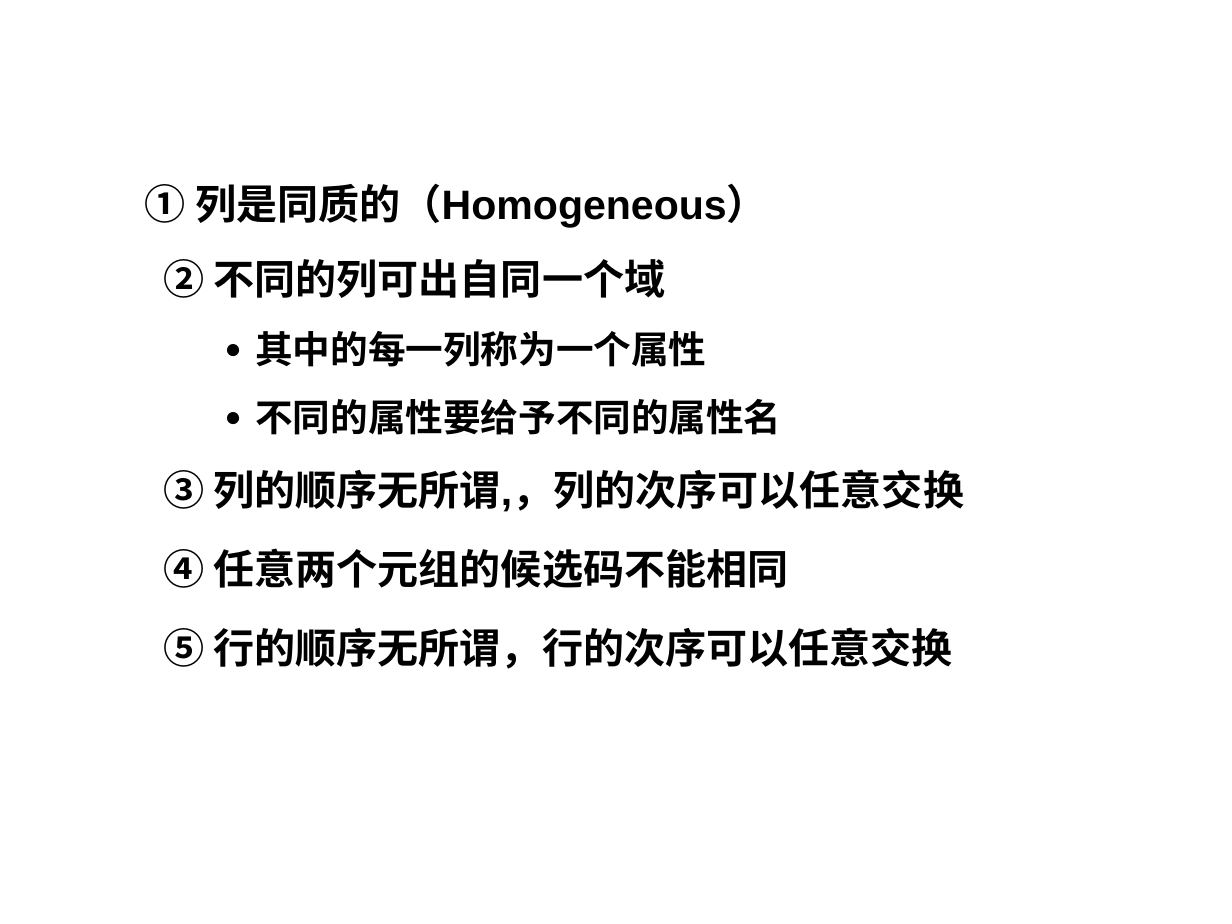
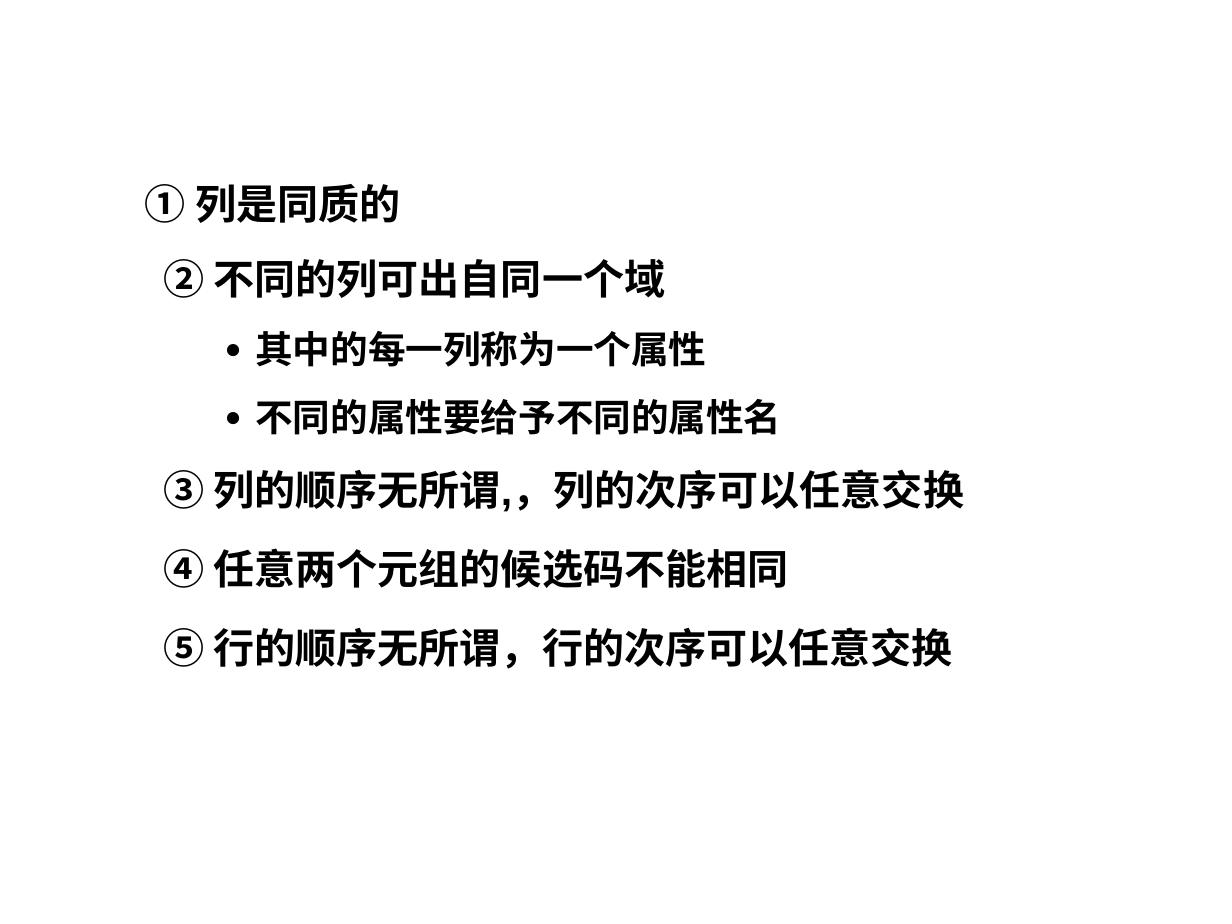
Before and after one commit to HBU/DataBase, a slide deck: slide 17 of PPT/DB第02章.ppt. Drawn at 1232x924 pixels with LibreOffice and Linux fonts; fonts in the diff are those of the drawing; background and template pictures are left out. Boxes give left, top, right and bottom in pixels: in the first picture for what was removed or moved away, otherwise in the second. Text is boxed around its words. In the diff, an @@ line names an element or a change of style, - is before the commit and + after.

```diff
--- a/PPT/DB第02章.ppt
+++ b/PPT/DB第02章.ppt
@@ text at [145,184,400,223]: text changed @@
-① 列是同质的（Homogeneous）
+① 列是同质的
```
Also in this commit, not shown: 24 other slides changed, 6 other files.
